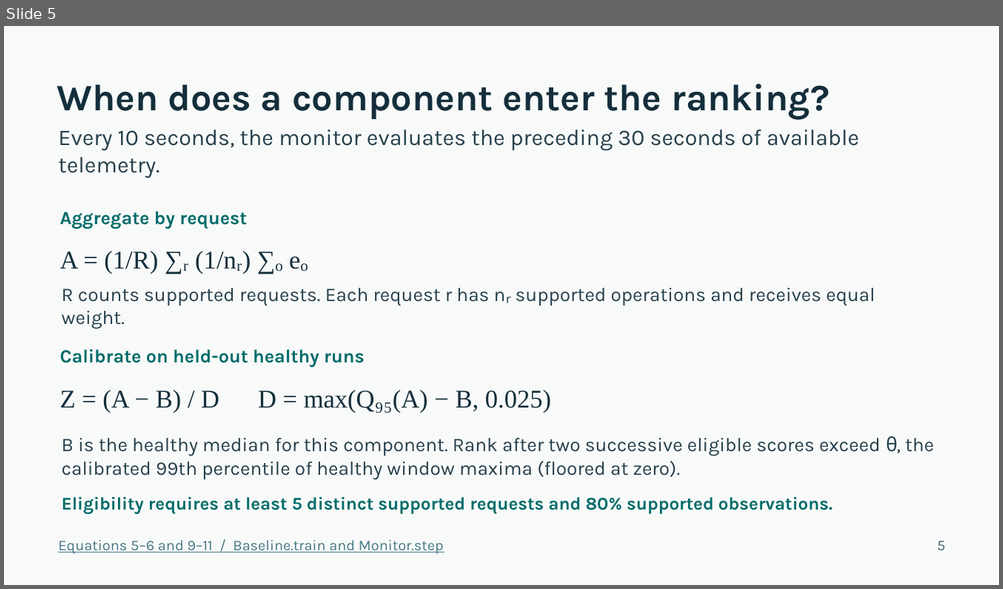
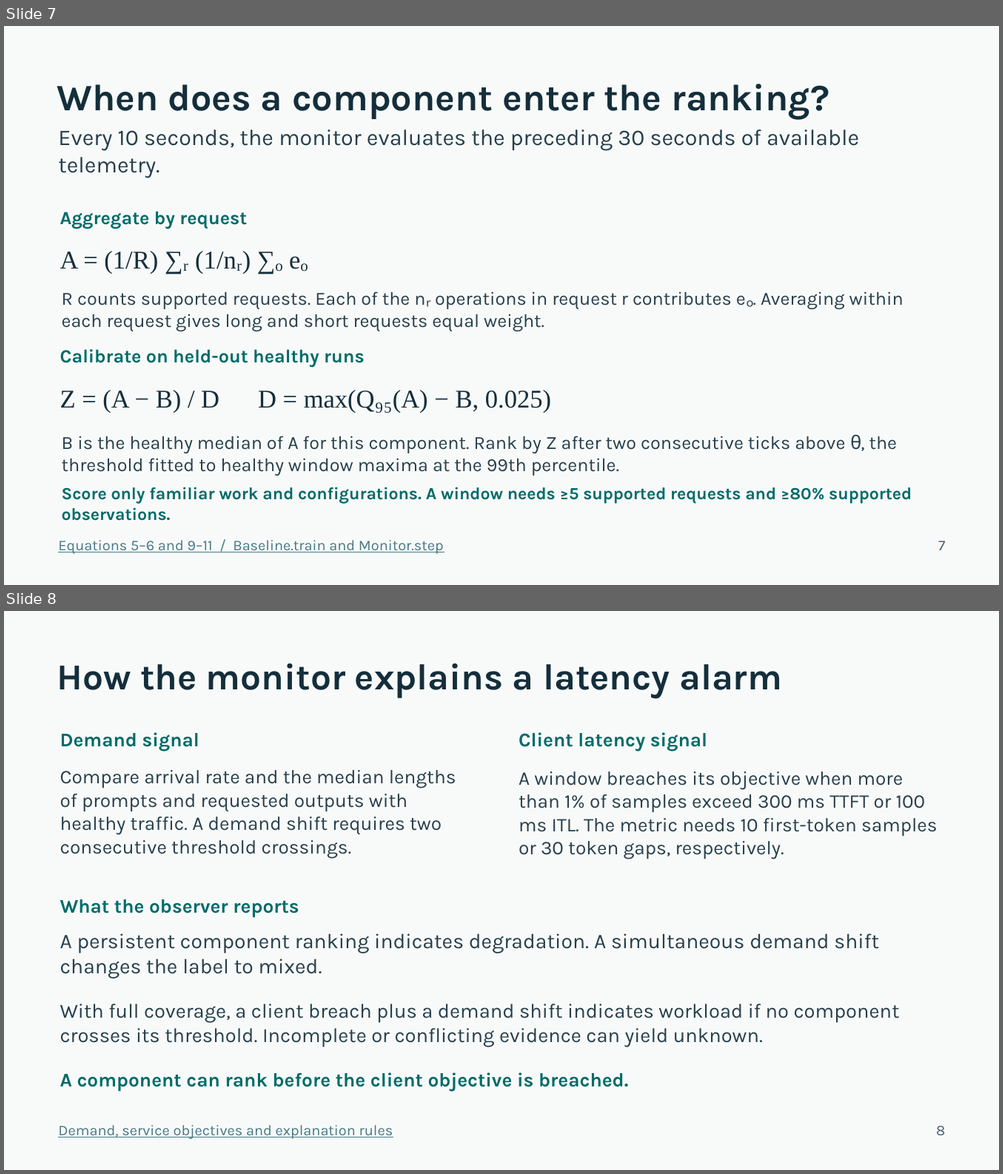
Before and after one commit to sid15022/DAT-CS5903, a slide deck: docs/Final_Project_Presentation.pptx. Shown one above the other, each under a label of ours: slide 5 before the commit, slides 7 and 8 after it. The pictures are 1003x589 and 1003x1174 pixels, drawn with LibreOffice and Linux fonts; fonts in the diff are those of the drawing. Boxes give left, top, right and bottom in pixels: in the first picture for what was removed or moved away, otherwise in the second. Text is boxed around its words. In the diff, an @@ line names an element or a change of style, - is before the commit and + after.

Commit message:
Explain the diagnosis pipeline end to end in the final project presentation

```diff
--- a/docs/Final_Project_Presentation.pptx
+++ b/docs/Final_Project_Presentation.pptx
@@ slide 8 added at [4,611,999,1170], background #F8FAF9 @@
@@ text added at [57,664,782,698], 35.2 pt, text #142E3B, bold @@
+How the monitor explains a latency alarm
@@ text added at [60,732,199,752], 18.8 pt, text #006B69, bold @@
+Demand signal
@@ text added at [518,732,707,752], 18.8 pt, text #006B69, bold @@
+Client latency signal
@@ text added at [60,770,456,858], 18.8 pt, text #263F4C @@
+Compare arrival rate and the median lengths of prompts and requested outputs with healthy traffic. A demand shift requires two consecutive threshold crossings.
@@ text added at [518,772,937,860], 18.8 pt, text #263F4C @@
+A window breaches its objective when more than 1% of samples exceed 300 ms TTFT or 100 ms ITL. The metric needs 10 first-token samples or 30 token gaps, respectively.
@@ text added at [60,900,299,917], 18.8 pt, text #006B69, bold @@
+What the observer reports
@@ text added at [60,934,879,979], 20.2 pt, text #263F4C @@
+A persistent component ranking indicates degradation. A simultaneous demand shift changes the label to mixed.
@@ text added at [60,1004,899,1048], 19.5 pt, text #263F4C @@
+With full coverage, a client breach plus a demand shift indicates workload if no component crosses its threshold. Incomplete or conflicting evidence can yield unknown.
@@ text added at [60,1073,628,1092], 18.8 pt, text #006B69, bold @@
+A component can rank before the client objective is breached.
@@ text added at [58,1125,393,1139], 14.2 pt, text #467886, underline @@
+Demand, service objectives and explanation rules
@@ text added at [936,1126,945,1136], 14.2 pt, text #4B6370 @@
+8
@@ what was slide 5 is now slide 7 @@
@@ slide 7 changed as well @@
@@ text at [62,292,903,332]: text changed; size 18.8 to 18 pt @@
-R counts supported requests. Each request r has nᵣ supported operations and receives equal weight.
+R counts supported requests. Each of the nᵣ operations in request r contributes eₒ. Averaging within each request gives long and short requests equal weight.
@@ text at [62,434,897,476]: text changed; size 18.8 to 18 pt @@
-B is the healthy median for this component. Rank after two successive eligible scores exceed θ, the calibrated 99th percentile of healthy window maxima (floored at zero).
+B is the healthy median of A for this component. Rank by Z after two consecutive ticks above θ, the threshold fitted to healthy window maxima at the 99th percentile.
@@ text at [62,487,911,521]: text changed; size 17.2 to 16.5 pt @@
-Eligibility requires at least 5 distinct supported requests and 80% supported observations.
+Score only familiar work and configurations. A window needs ≥5 supported requests and ≥80% supported observations.
@@ text at [938,541,945,551]: text changed @@
-5
+7
```
Also in this commit, not shown: 11 other slides changed, 2 other slides added.
